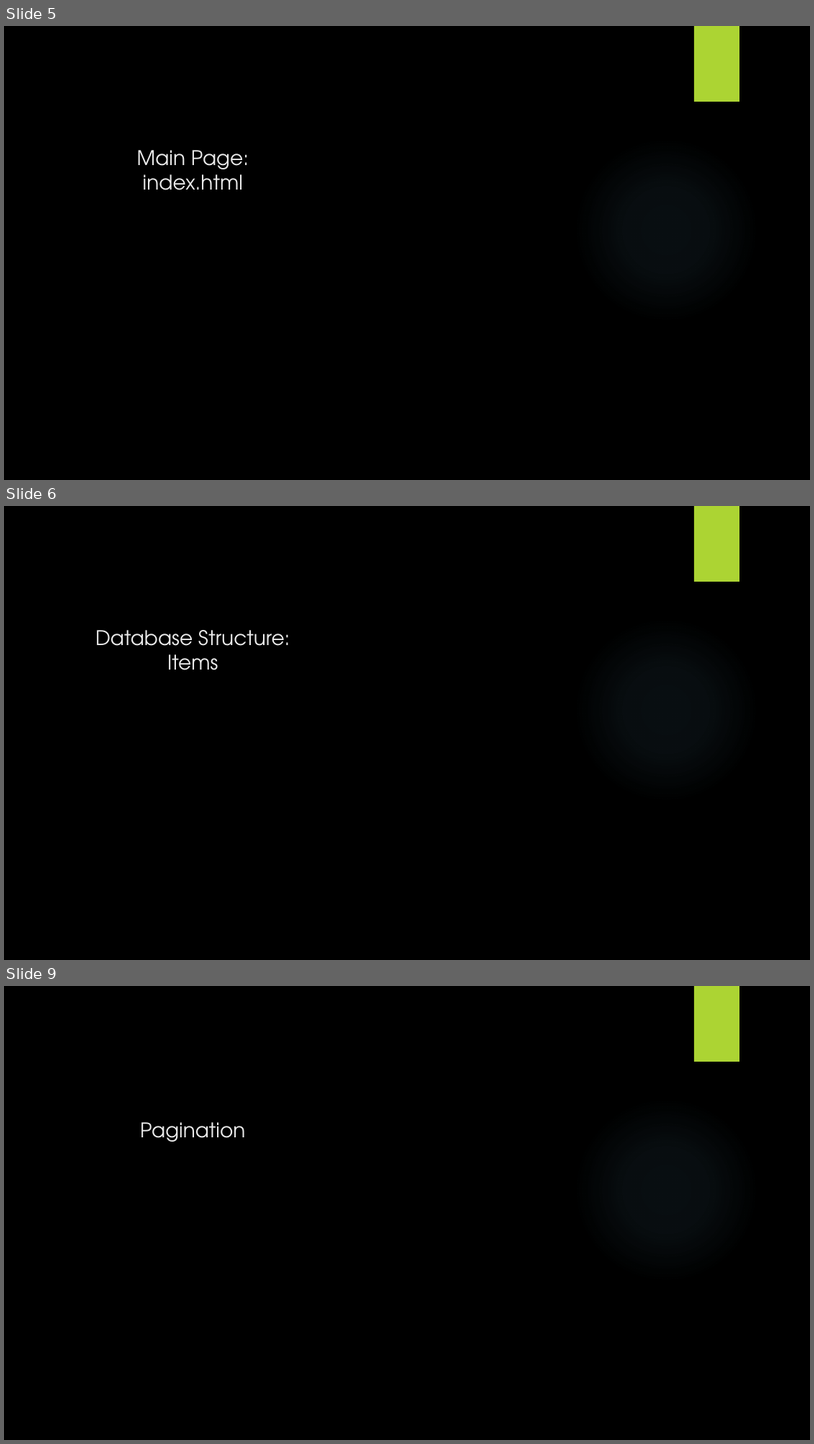
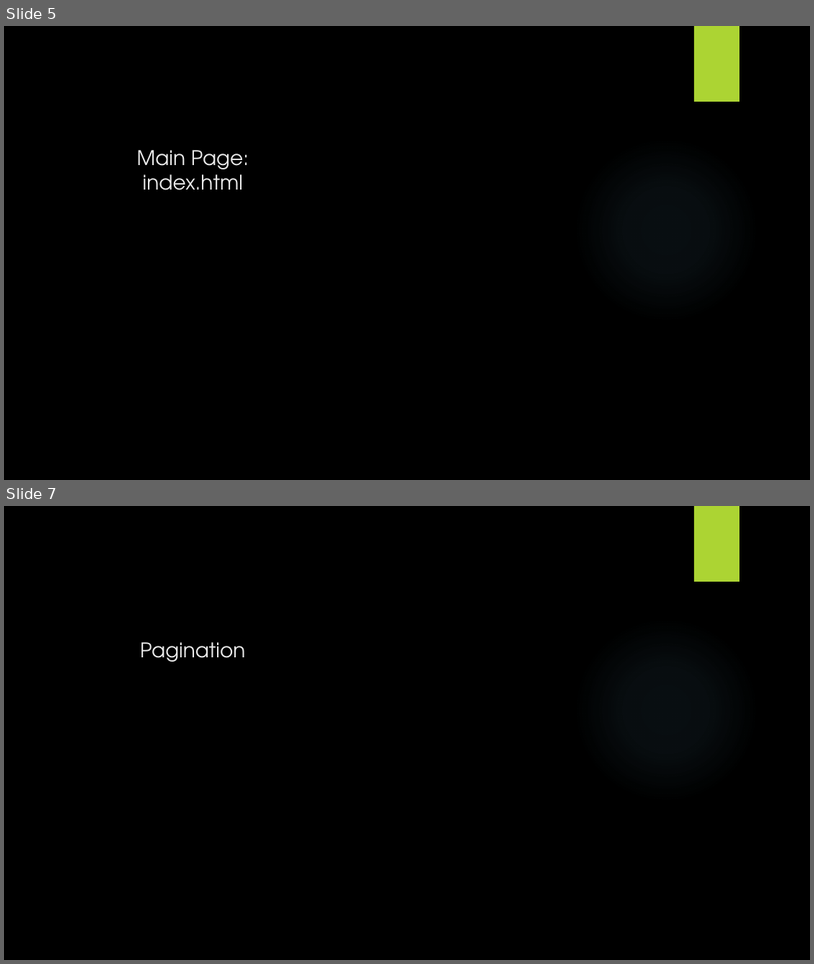
Before and after one commit to daviddongguo/BookstorePHP, a slide deck: Project Presentation.pptx. Shown one above the other, each under a label of ours: slides 5, 6 and 9 before the commit, slides 5 and 7 after it; the slides between them are not shown. The pictures are 814x1444 and 814x964 pixels, drawn with LibreOffice and Linux fonts; fonts in the diff are those of the drawing; background and template pictures are left out. Boxes give left, top, right and bottom in pixels: in the first picture for what was removed or moved away, otherwise in the second. Text is boxed around its words. In the diff, an @@ line names an element or a change of style, - is before the commit and + after.

```diff
--- a/Project Presentation.pptx
+++ b/Project Presentation.pptx
@@ slide 6 removed at (4, 506, 810, 960), background picture (left out); not listed: 2 template elements that a slide beside it also shows @@
@@ title removed at (95, 630, 291, 670) @@
-Database Structure:
-Items
@@ what was slide 9 is now slide 7 @@
```
Also in this commit, not shown: 4 slides changed, 1 other slide removed, 2 other files.
